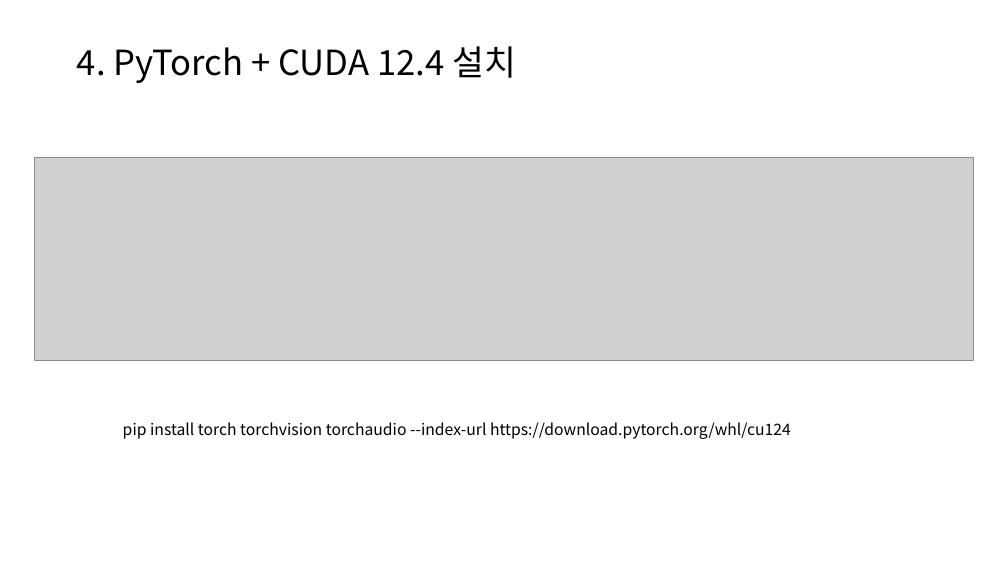
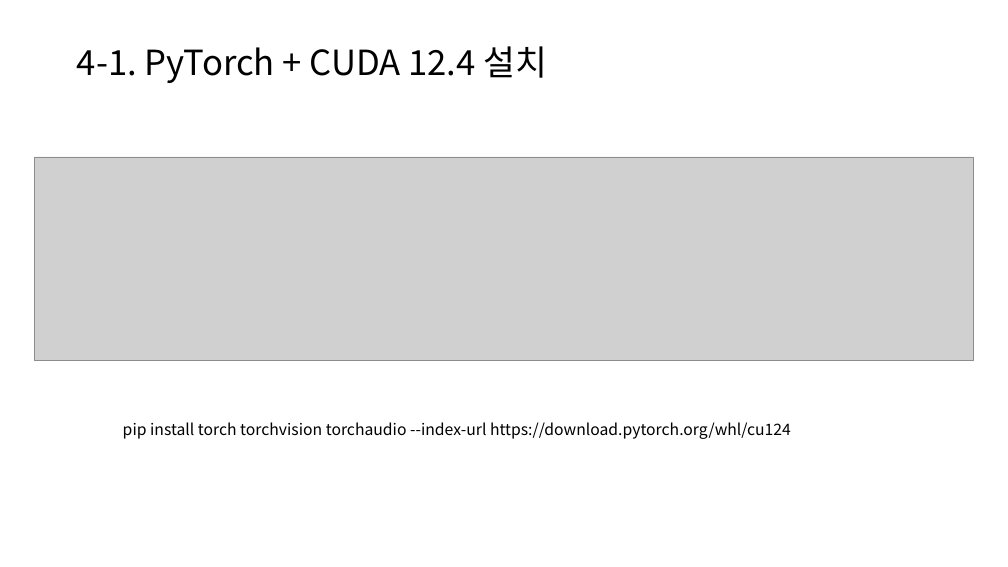
Before and after one commit to sano820/windows-gpu, a slide deck: slide 7 of docs/setting_gpu_for_window.pptx. Drawn at 1008x567 pixels with LibreOffice and Linux fonts; fonts in the diff are those of the drawing; grey boxes stand for pictures. Boxes give left, top, right and bottom in pixels: in the first picture for what was removed or moved away, otherwise in the second. Text is boxed around its words. In the diff, an @@ line names an element or a change of style, - is before the commit and + after.

```diff
--- a/docs/setting_gpu_for_window.pptx
+++ b/docs/setting_gpu_for_window.pptx
@@ title at box(77, 46, 548, 83): text changed @@
-4. PyTorch + CUDA 12.4 설치
+4-1. PyTorch + CUDA 12.4 설치
```
Also in this commit, not shown: 1 slide added, 3 other files.
